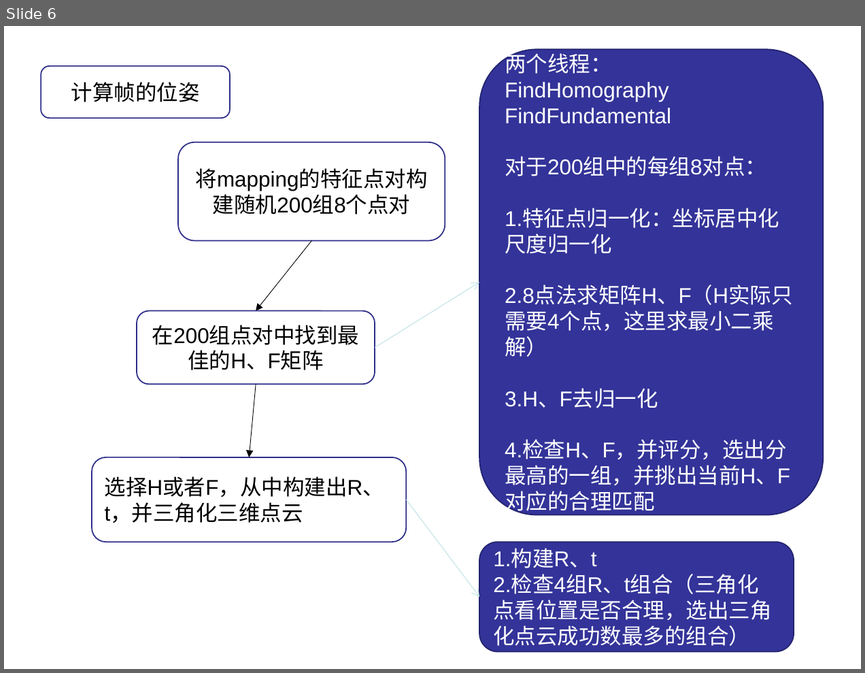
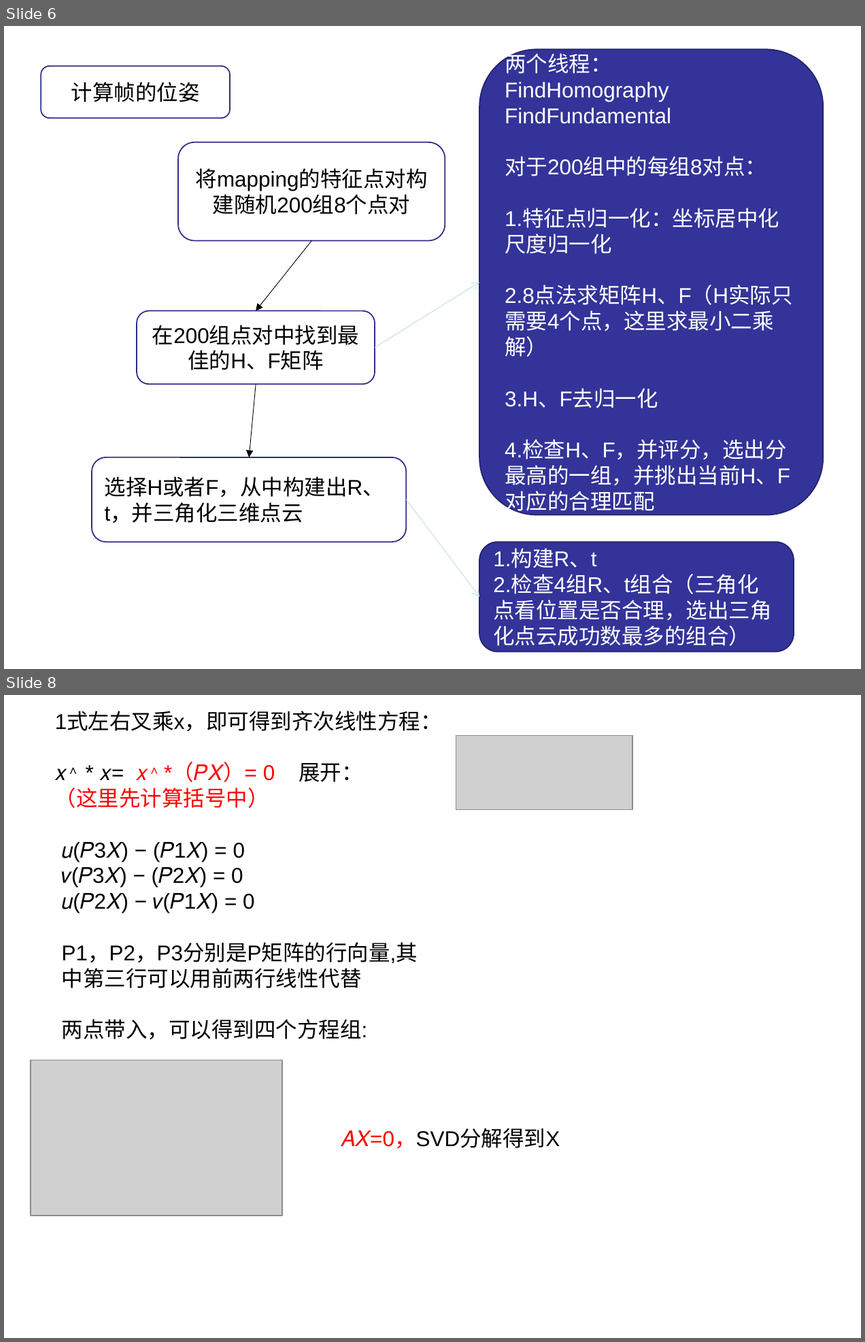
Before and after one commit to YANG1029young/ORBSLAM_NOTE, a slide deck: yang/hahaha.ppt. Shown one above the other, each under a label of ours: slide 6 before the commit, slides 6 and 8 after it; the slides between them are not shown. The pictures are 865x673 and 865x1342 pixels, drawn with LibreOffice and Linux fonts; fonts in the diff are those of the drawing; grey boxes stand for pictures. Boxes give left, top, right and bottom in pixels: in the first picture for what was removed or moved away, otherwise in the second. Text is boxed around its words. In the diff, an @@ line names an element or a change of style, - is before the commit and + after.

```diff
--- a/yang/hahaha.ppt
+++ b/yang/hahaha.ppt
@@ slide 8 added at [4,695,861,1338], background #FFFFFF @@
@@ text added at [55,712,442,808], 18 pt, text #000000 @@
+1式左右叉乘x，即可得到齐次线性方程：
+𝑥∧ * 𝑥= 𝑥∧ *（𝑃𝑋）= 0 展开：
+（这里先计算括号中）
@@ picture added at [456,735,633,810] @@
@@ text added at [62,843,417,1039], 18 pt, text #000000 @@
+𝑢(𝑃3𝑋) − (𝑃1𝑋) = 0
+𝑣(𝑃3𝑋) − (𝑃2𝑋) = 0
+𝑢(𝑃2𝑋) − 𝑣(𝑃1𝑋) = 0
+P1，P2，P3分别是P矩阵的行向量,其中第三行可以用前两行线性代替
+两点带入，可以得到四个方程组:
@@ picture added at [31,1060,283,1215] @@
@@ text added at [341,1127,560,1148], 18 pt, text #000000 @@
+𝐴𝑋=0，SVD分解得到X
```
Also in this commit, not shown: 2 slides changed, 3 other slides added.
